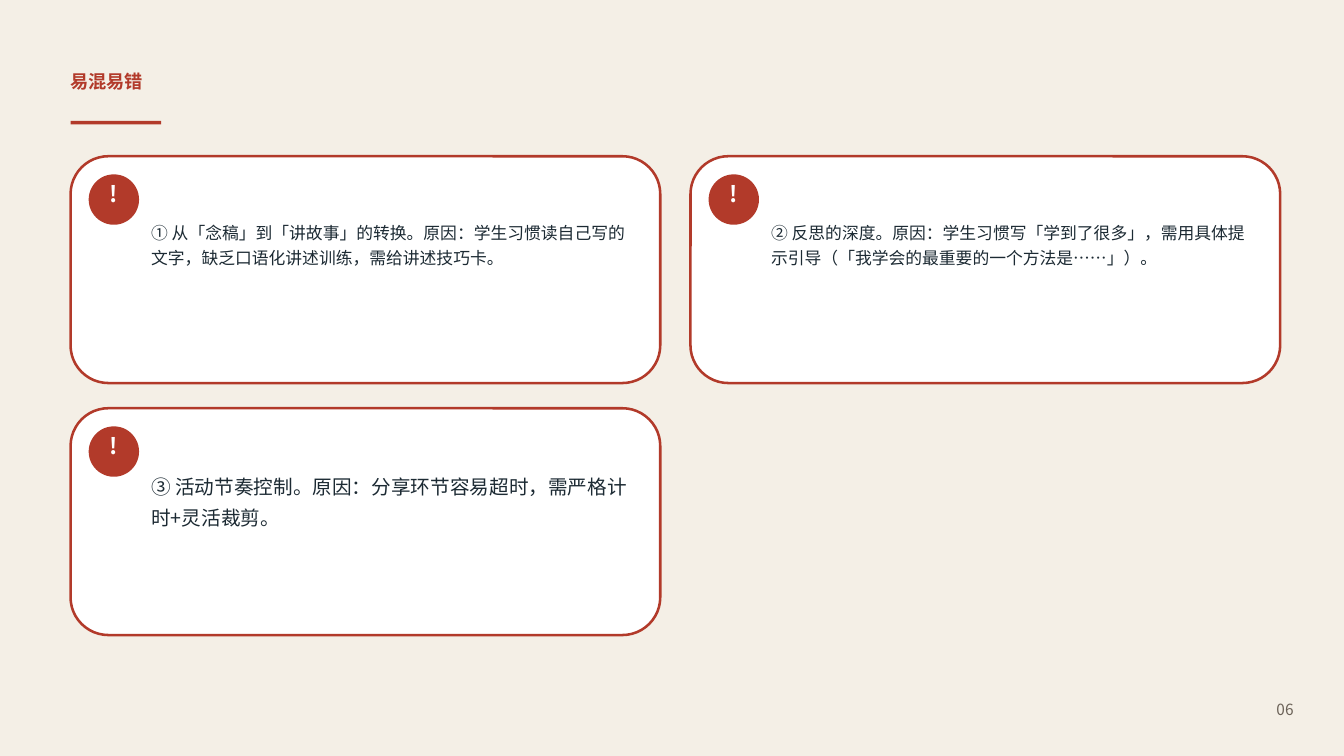
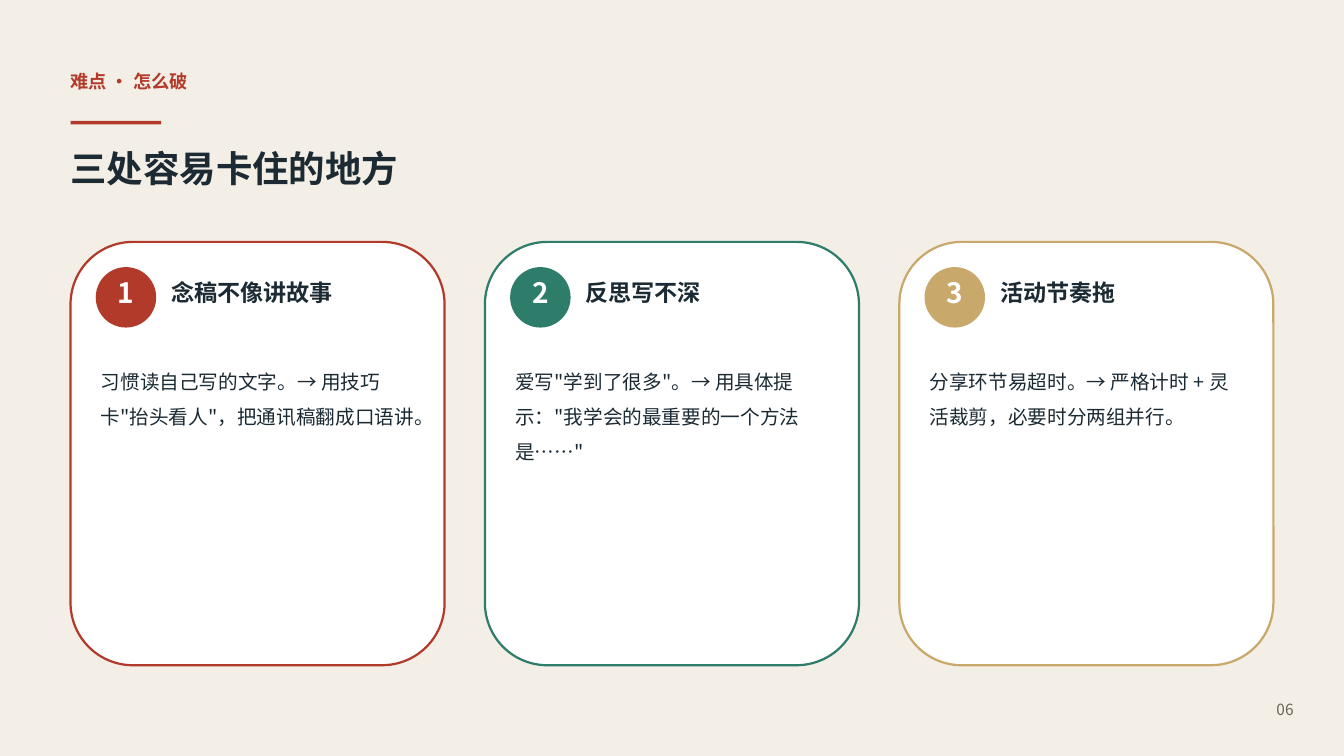
Before and after one commit to katarakinkim-arch/english-lesson-miniprogram, a slide deck: slide 6 of preview_v7/cn/l-cn-bs-u2-8.pptx. Drawn at 1344x756 pixels with LibreOffice and Linux fonts; fonts in the diff are those of the drawing. Boxes give left, top, right and bottom in pixels: in the first picture for what was removed or moved away, otherwise in the second. Text is boxed around its words. In the diff, an @@ line names an element or a change of style, - is before the commit and + after.

```diff
--- a/preview_v7/cn/l-cn-bs-u2-8.pptx
+++ b/preview_v7/cn/l-cn-bs-u2-8.pptx
@@ text at (x1=71, y1=72, x2=188, y2=90): text changed @@
-易混易错
+难点 · 怎么破
@@ rounded rectangle removed at (x1=71, y1=156, x2=660, y2=383) @@
@@ text added at (x1=71, y1=150, x2=399, y2=186), 26 pt, text #1C2A33, bold @@
+三处容易卡住的地方
@@ rounded rectangle removed at (x1=691, y1=156, x2=1280, y2=383) @@
@@ ellipse removed at (x1=709, y1=174, x2=759, y2=225) @@
@@ text removed at (x1=89, y1=180, x2=139, y2=223) @@
-!
@@ text removed at (x1=709, y1=180, x2=759, y2=223) @@
-!
@@ text removed at (x1=151, y1=224, x2=625, y2=266) @@
-① 从「念稿」到「讲故事」的转换。原因：学生习惯读自己写的文字，缺乏口语化讲述训练，需给讲述技巧卡。
@@ rounded rectangle added at (x1=71, y1=242, x2=445, y2=665), fill #FFFFFF, outline #B23A2A 1.6 pt @@
@@ ellipse resized from (x1=89, y1=174, x2=139, y2=225) to (x1=96, y1=267, x2=156, y2=328) @@
@@ rounded rectangle added at (x1=485, y1=242, x2=859, y2=665), fill #FFFFFF, outline #2E7D6B 1.6 pt @@
@@ ellipse added at (x1=510, y1=267, x2=571, y2=328), fill #2E7D6B @@
@@ rounded rectangle added at (x1=899, y1=242, x2=1273, y2=665), fill #FFFFFF, outline #C8A86B 1.6 pt @@
@@ ellipse added at (x1=925, y1=267, x2=985, y2=328), fill #C8A86B @@
@@ text added at (x1=118, y1=282, x2=135, y2=303), 20 pt, text #FFFFFF, bold @@
+1
@@ text added at (x1=171, y1=281, x2=332, y2=303), 16.5 pt, text #1C2A33, bold @@
+念稿不像讲故事
@@ text added at (x1=532, y1=282, x2=549, y2=303), 20 pt, text #FFFFFF, bold @@
+2
@@ text added at (x1=586, y1=281, x2=701, y2=303), 16.5 pt, text #1C2A33, bold @@
+反思写不深
@@ text added at (x1=947, y1=282, x2=964, y2=304), 20 pt, text #FFFFFF, bold @@
+3
@@ text added at (x1=1000, y1=281, x2=1115, y2=303), 16.5 pt, text #1C2A33, bold @@
+活动节奏拖
@@ text added at (x1=101, y1=372, x2=434, y2=426), 14 pt, text #1C2A33 @@
+习惯读自己写的文字。→ 用技巧卡"抬头看人"，把通讯稿翻成口语讲。
@@ text at (x1=515, y1=372, x2=799, y2=461): text changed; size 12 to 14 pt @@
-② 反思的深度。原因：学生习惯写「学到了很多」，需用具体提示引导（「我学会的最重要的一个方法是……」）。
+爱写"学到了很多"。→ 用具体提示："我学会的最重要的一个方法是……"
@@ text at (x1=930, y1=372, x2=1229, y2=426): text changed @@
-③ 活动节奏控制。原因：分享环节容易超时，需严格计时+灵活裁剪。
+分享环节易超时。→ 严格计时 + 灵活裁剪，必要时分两组并行。
@@ rounded rectangle removed at (x1=71, y1=408, x2=660, y2=635) @@
@@ ellipse removed at (x1=89, y1=426, x2=139, y2=477) @@
@@ text removed at (x1=89, y1=433, x2=139, y2=475) @@
-!
```
Also in this commit, not shown: 3 other slides changed, 5 slides added, 5 slides removed, 2 other files.
